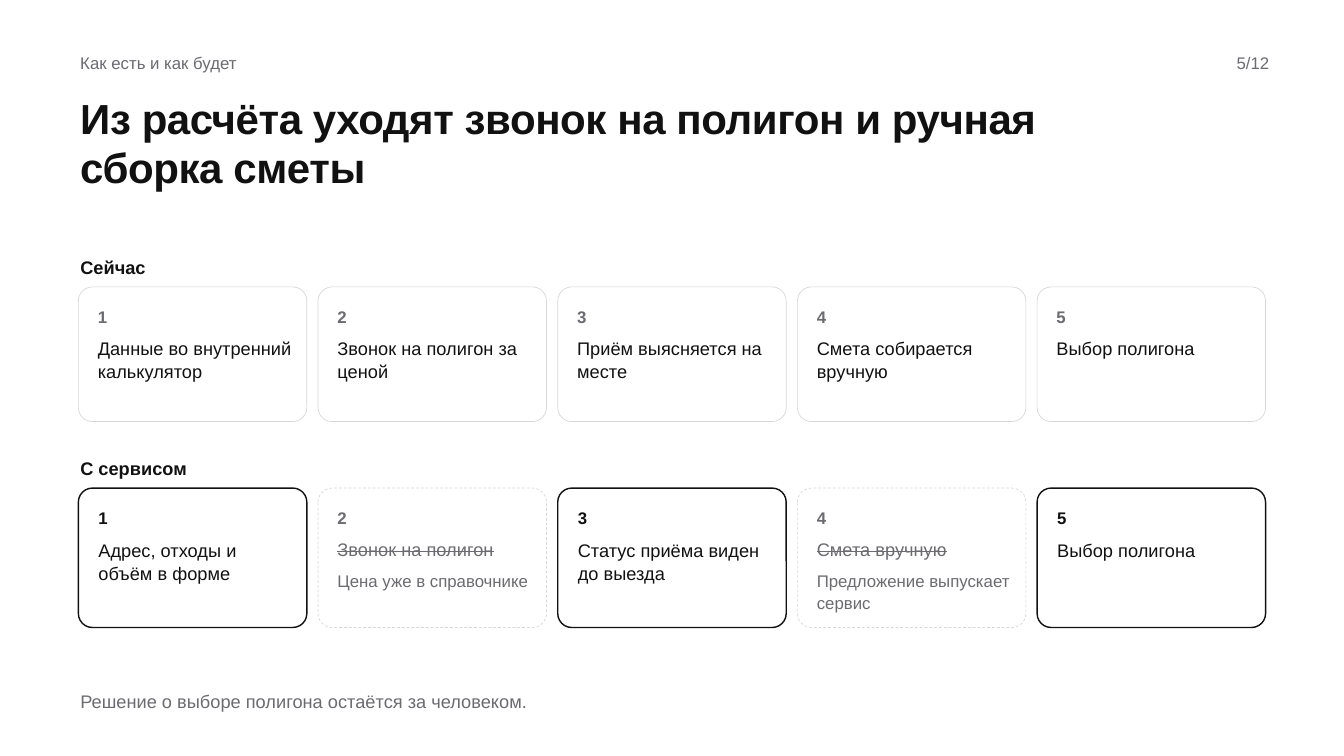
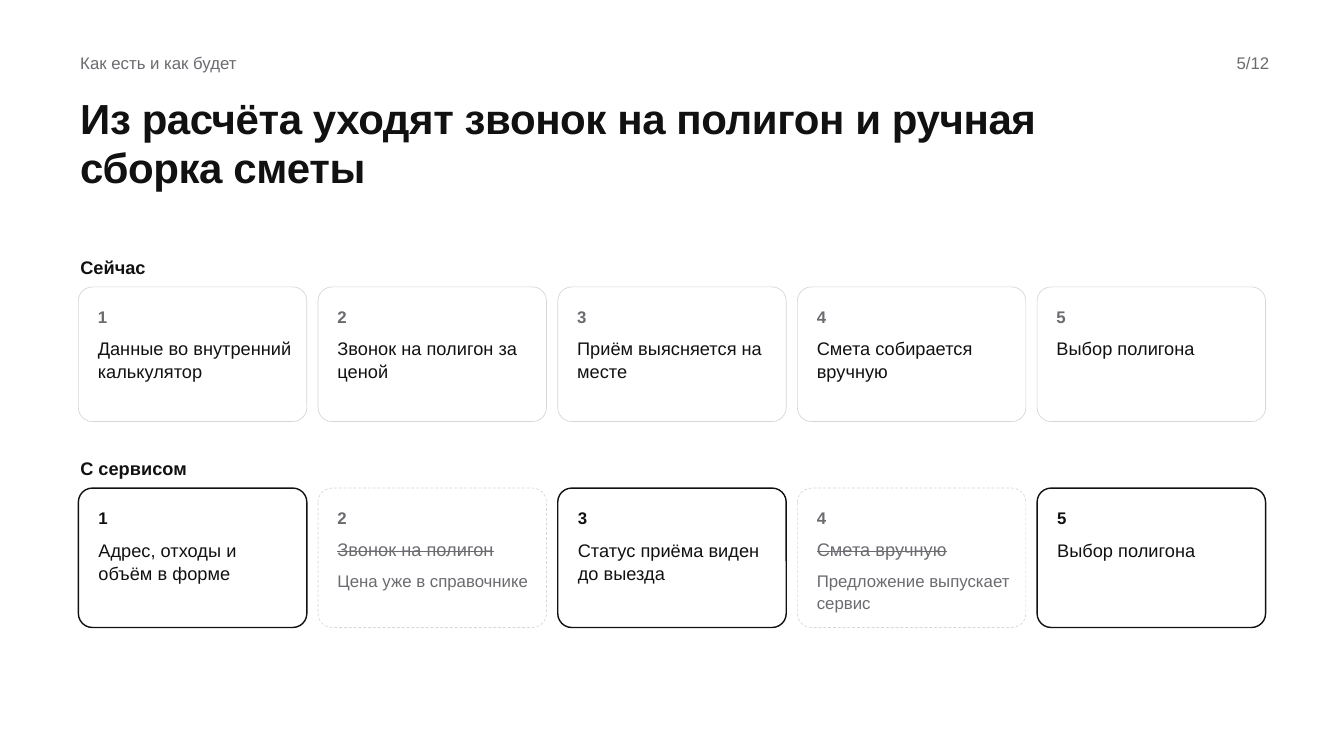
Before and after one commit to Calcifer-02/TheOdd1sOut, a slide deck: slide 5 of client/ПРЕЗЕНТАЦИЯ_ОНЛАЙН_ЭТАПА.pptx. Drawn at 1344x756 pixels with LibreOffice and Linux fonts; fonts in the diff are those of the drawing. Boxes give left, top, right and bottom in pixels: in the first picture for what was removed or moved away, otherwise in the second. Text is boxed around its words. In the diff, an @@ line names an element or a change of style, - is before the commit and + after.

```diff
--- a/client/ПРЕЗЕНТАЦИЯ_ОНЛАЙН_ЭТАПА.pptx
+++ b/client/ПРЕЗЕНТАЦИЯ_ОНЛАЙН_ЭТАПА.pptx
@@ text removed at (80,695,527,712) @@
-Решение о выборе полигона остаётся за человеком.
```
Also in this commit, not shown: 4 other slides changed, 2 other files.
